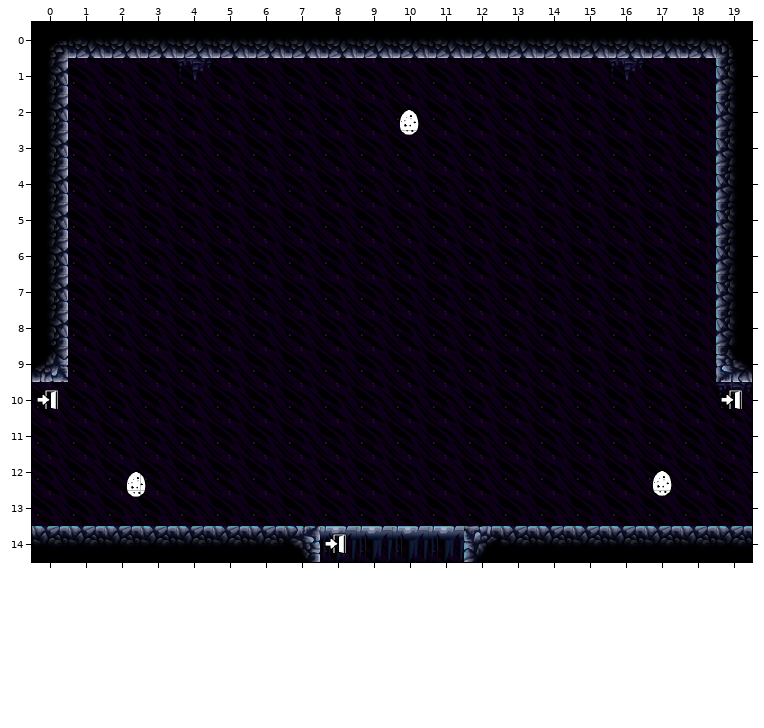
Two states of a Tiled map, Assets/data/levels/room_0111_2.tmx. That is the earlier state.
Cells are 64x64 px. Shown: x 0..19, y 0..14.
Now the later version:
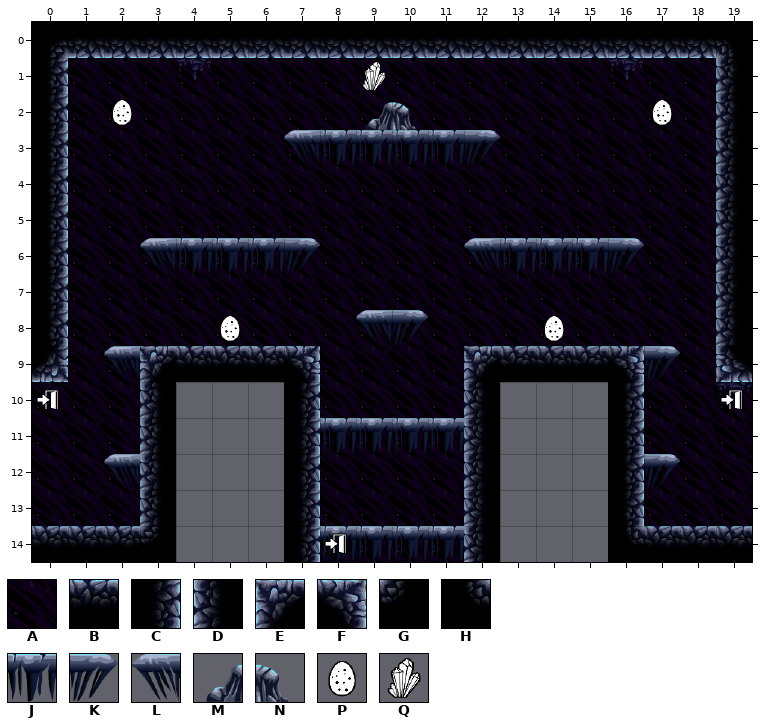
Key: from "tiles": A 0, B 1, C 2, D 4, E 5, F 6, G 9, H 10, J 13, K 14, L 15, M 24, N 25, P 34, Q 42.
_ is an empty cell, # one hidden under a higher layer, . an unchanged one.
Objects are placed by their top-left corner, in cells (3,4 is the top-left corner of cell 3,4); size is 1x1 cell unless given.
Edits made:
--- layer "Background"
@@ x 4..15 @@
-10 AAA......AAA
-11 AAA......AAA
-12 AAA......AAA
-13 AAA......AAA
-14 ###......###
+10 ___......___
+11 ___......___
+12 ___......___
+13 ___......___
+14 ___......___
--- layer "Level"
@@ x 7..12 @@
- 2 ..__..
- 3 ______
+ 2 ..MN..
+ 3 LJJJJK
@@ x 3..16 @@
- 6 _____...._____
+ 6 LJJJK....LJJJK
@@ x 2..17 @@
- 8 .......__.......
- 9 ______....______
-10 ._..._...._..._.
-11 ._...______..._.
-12 __..._...._...__
-13 ._..._...._..._.
-14 .BBBBF....EBBBB.
+ 8 .......LK.......
+ 9 LEBBBF....EBBBFK
+10 .D...C....D...C.
+11 .D...CJJJJD...C.
+12 LD...C....D...CK
+13 .D...C....D...C.
+14 .G___C....D___H.
--- layer "spawners"
-P "spawner" at 10,2.3
+P "spawner" at 17,2
-P "spawner" at 2.4,12.3
+P "spawner" at 5,8
-P "spawner" at 17,12.3
+P "spawner" at 14,8
--- layer "crystals" (added)
+Q "crystal" at 9,1
+P "spawner" at 2,2
